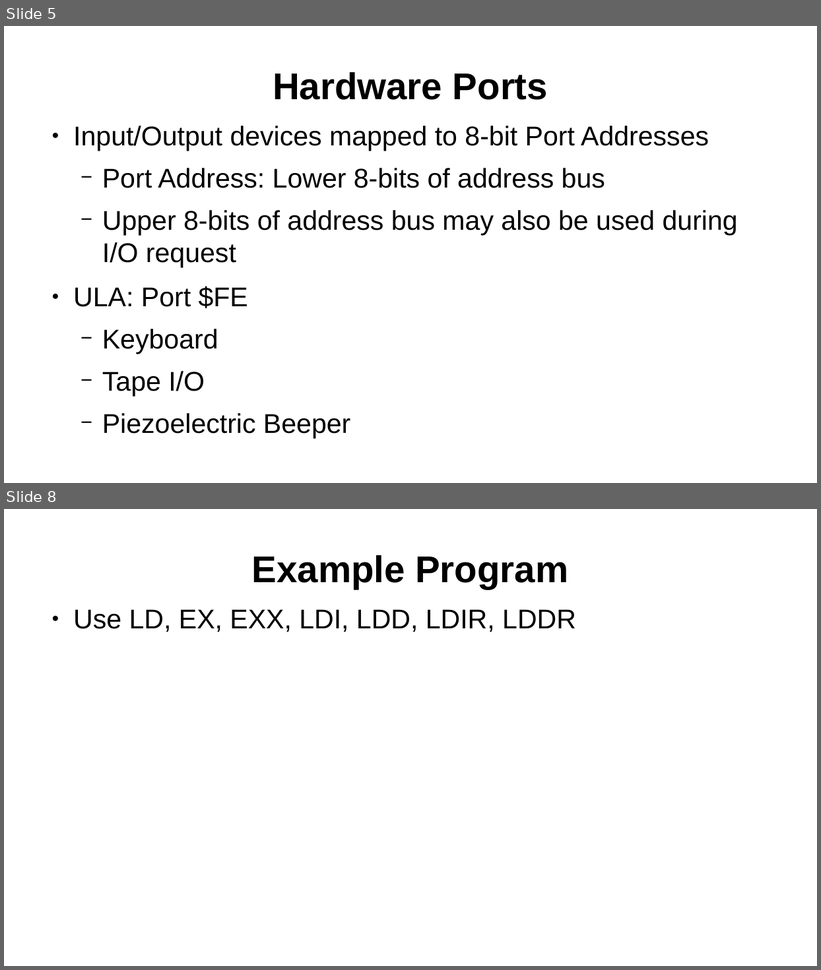
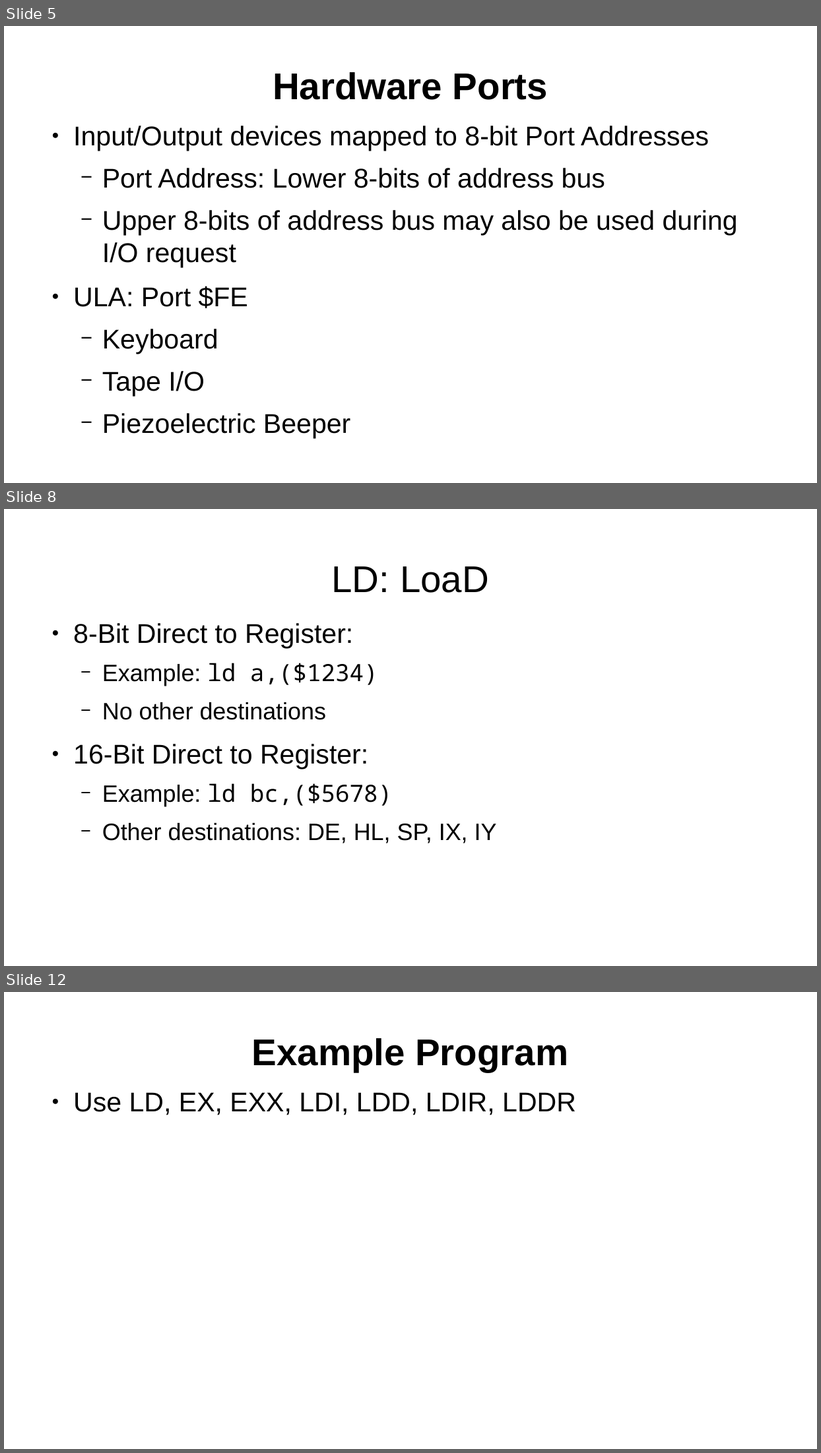
Before and after one commit to SlithyMatt/zxs-assembly-tutorial, a slide deck: Lesson3/Lesson3.odp. Shown one above the other, each under a label of ours: slides 5 and 8 before the commit, slides 5, 8 and 12 after it; the slides between them are not shown. The pictures are 821x970 and 821x1453 pixels, drawn with LibreOffice and Linux fonts; fonts in the diff are those of the drawing. Boxes give left, top, right and bottom in pixels: in the first picture for what was removed or moved away, otherwise in the second. Text is boxed around its words. In the diff, an @@ line names an element or a change of style, - is before the commit and + after.

```diff
--- a/Lesson3/Lesson3.odp
+++ b/Lesson3/Lesson3.odp
@@ slide 8 added at box(4, 509, 817, 966), background #FFFFFF @@
@@ title added at box(332, 566, 489, 593), 44 pt, text #000000 @@
+LD: LoaD
@@ text added at box(73, 623, 497, 844), 28 pt, text #000000 @@
+● 8-Bit Direct to Register:
+  − Example: ld a,($1234)
+  − No other destinations
+● 16-Bit Direct to Register:
+  − Example: ld bc,($5678)
+  − Other destinations: DE, HL, SP, IX, IY
@@ what was slide 8 is now slide 12 @@
```
Also in this commit, not shown: 3 slides changed, 3 other slides added.
